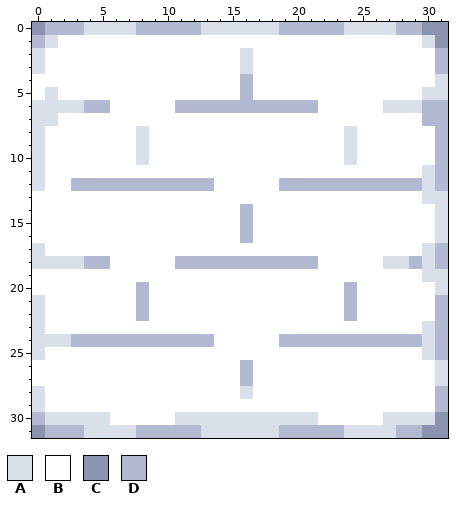
Edited in one commit: pixel-art sprite (data/textures/=-texture.png). This is how it looked before the edit.
The file is 128x128 pixels, drawn in blocks of 4x4; one block is one cell here.
Palette (. is transparent): A #dae0ea  B #ffffff  C #8b93af  D #b3b9d1
New version:
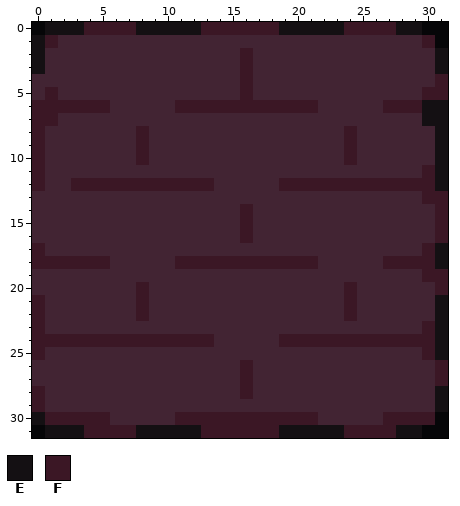
Colours new in this view: E #141013  F #3b1725
Changes in this commit:
Colour B changes from #ffffff to #422433.
Colour C changes from #8b93af to #060608.
Colour A gives way to colour E in rows 2 to 3 at x 0.
Colour D gives way to colour E in row 0 at x 1 to 3, 8 to 12, 19 to 23 and 28 to 29; in row 1 at x 0; in rows 2 to 3 at x 31; in rows 6 to 7 at x 30 to 31; in rows 8 to 12 at x 31; in rows 17 to 18 at x 31.
Colour D gives way to colour E in rows 21 to 25 at x 31; in rows 28 to 29 at x 31; in row 30 at x 0; in row 31 at x 1 to 3, 8 to 12, 19 to 23 and 28 to 29.
Colour A gives way to colour F in row 0 at x 4 to 7, 13 to 18 and 24 to 27; in row 1 at x 1 and 30; in rows 2 to 3 at x 16; in row 4 at x 31; in row 5 at x 1 and 30 to 31; in row 6 at x 0 to 3 and 27 to 29.
Colour A gives way to colour F in row 7 at x 0 to 1; in rows 8 to 10 at x 0, 8 and 24; in rows 11 to 12 at x 0 and 30; in row 13 at x 30 to 31; in rows 14 to 16 at x 31; in row 17 at x 0 and 30.
Colour A gives way to colour F in row 18 at x 0 to 3, 27 to 28 and 30; in row 19 at x 30 to 31; in row 20 at x 31; in rows 21 to 22 at x 0; in row 23 at x 0 and 30; in row 24 at x 0 to 2 and 30.
Colour A gives way to colour F in row 25 at x 0 and 30; in rows 26 to 27 at x 31; in row 28 at x 0 and 16; in row 29 at x 0; in row 30 at x 1 to 5, 11 to 21 and 27 to 30; in row 31 at x 4 to 7, 13 to 18 and 24 to 27.
Colour D gives way to colour F in rows 4 to 5 at x 16; in row 6 at x 4 to 5 and 11 to 21; in row 12 at x 3 to 13 and 19 to 29; in rows 14 to 16 at x 16; in row 18 at x 4 to 5, 11 to 21 and 29; in rows 20 to 22 at x 8 and 24.
Colour D gives way to colour F in row 24 at x 3 to 13 and 19 to 29; in rows 26 to 27 at x 16.
Pixel boxes of the changes (left, top, right, bottom) in both pictures:
changed: (32, 22, 448, 438)
